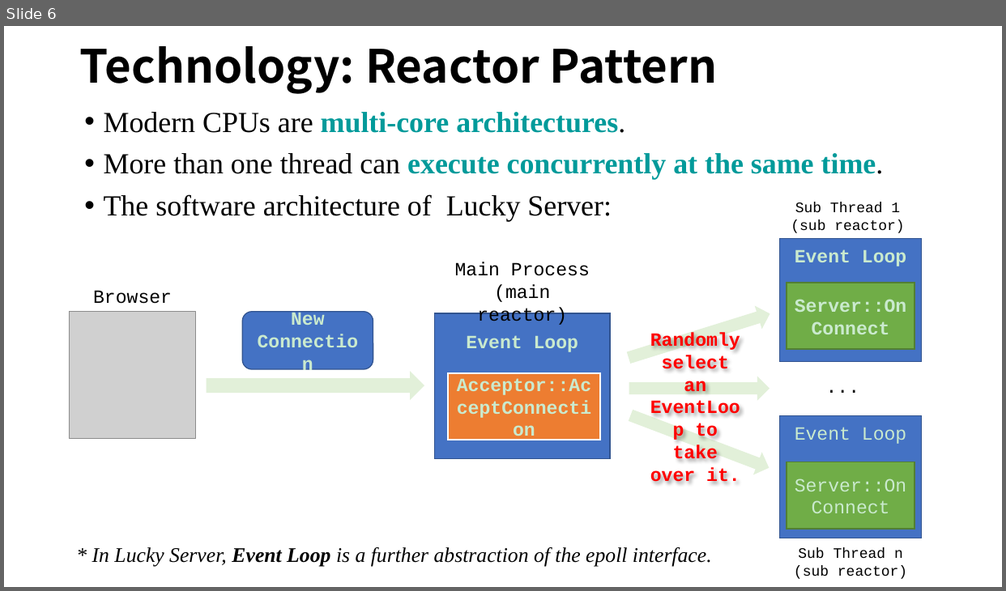
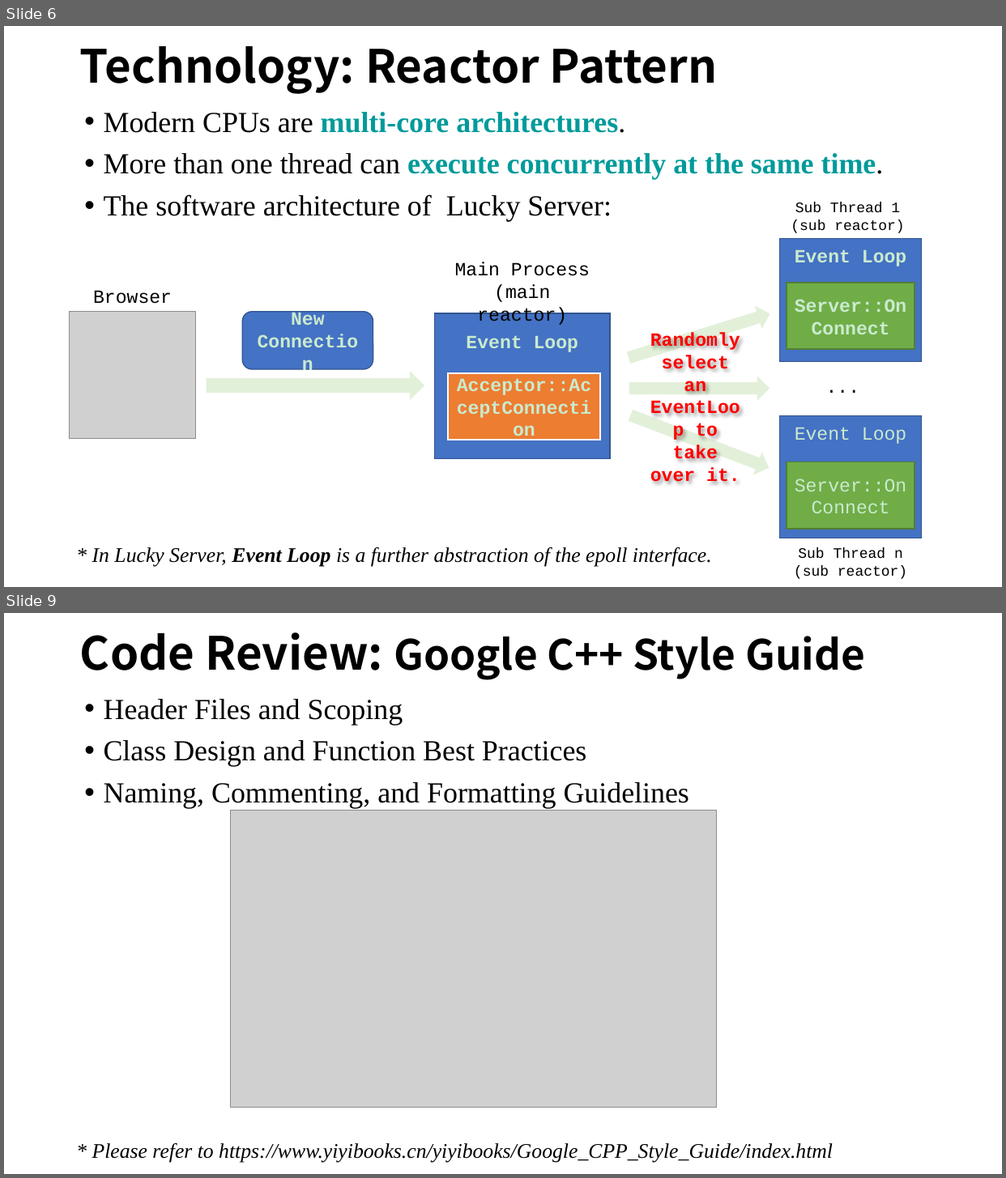
Before and after one commit to WU-SUNFLOWER/LuckyServer, a slide deck: docs/LuckyServer.pptx. Shown one above the other, each under a label of ours: slide 6 before the commit, slides 6 and 9 after it; the slides between them are not shown. The pictures are 1006x591 and 1006x1178 pixels, drawn with LibreOffice and Linux fonts; fonts in the diff are those of the drawing; grey boxes stand for pictures. Boxes give left, top, right and bottom in pixels: in the first picture for what was removed or moved away, otherwise in the second. Text is boxed around its words. In the diff, an @@ line names an element or a change of style, - is before the commit and + after.

```diff
--- a/docs/LuckyServer.pptx
+++ b/docs/LuckyServer.pptx
@@ slide 9 added at [4,613,1002,1174], background #CAEACE @@
@@ title added at [80,632,865,680], 40 pt, text #000000, bold @@
+Code Review: Google C++ Style Guide
@@ text added at [104,699,689,809], 28 pt, text #000000 @@
+• Header Files and Scoping
+• Class Design and Function Best Practices
+• Naming, Commenting, and Formatting Guidelines
@@ picture added at [231,810,717,1108] @@
@@ text added at [92,1144,833,1163], 20 pt, text #000000, italic @@
+* Please refer to https://www.yiyibooks.cn/yiyibooks/Google_CPP_Style_Guide/index.html
```
Also in this commit, not shown: 2 slides changed, 5 other slides added.
